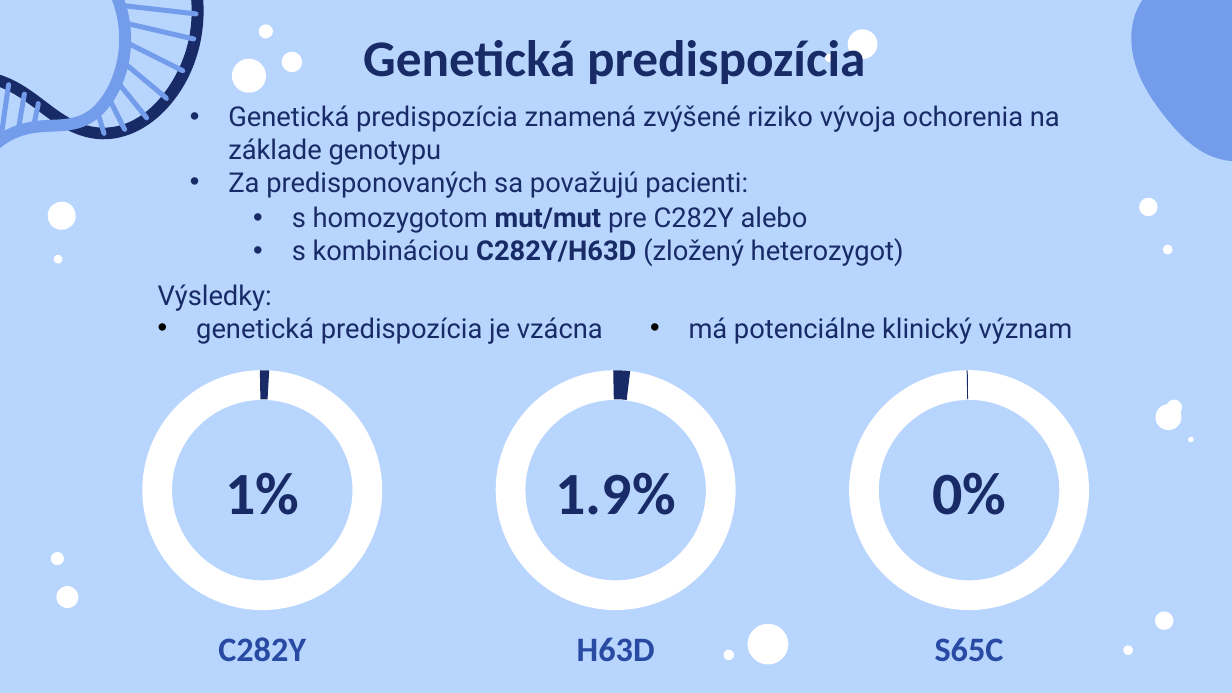
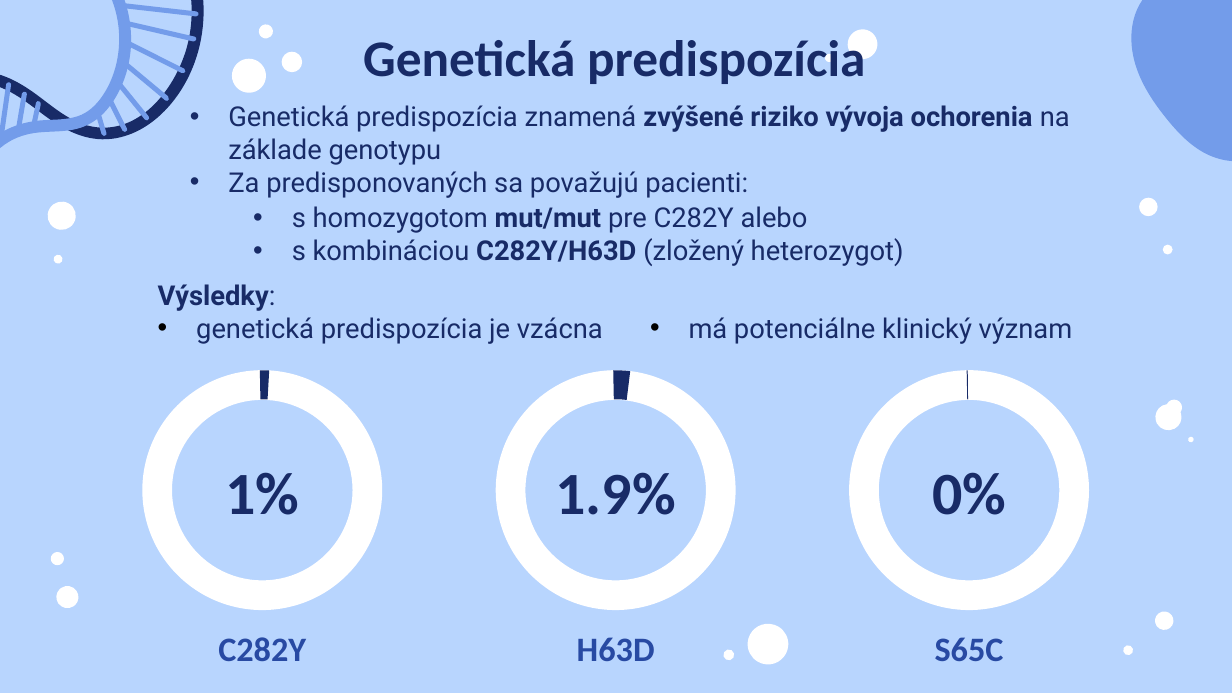
Before and after one commit to kikaDostalova/sem_SSBU, a slide deck: slide 9 of SSBU_Princezsky.pptx. Drawn at 1232x693 pixels with LibreOffice and Linux fonts; fonts in the diff are those of the drawing. Boxes give left, top, right and bottom in pixels: in the first picture for what was removed or moved away, otherwise in the second. Text is boxed around its words. In the diff, an @@ line names an element or a change of style, - is before the commit and + after.

```diff
--- a/SSBU_Princezsky.pptx
+++ b/SSBU_Princezsky.pptx
@@ text at [228, 105, 1070, 165]: bold on in "zvýšené riziko vývoja ochorenia" @@
@@ text at [158, 284, 276, 311]: bold on in "Výsledky:" @@
```
Also in this commit, not shown: 7 other slides changed, 1 other file.
